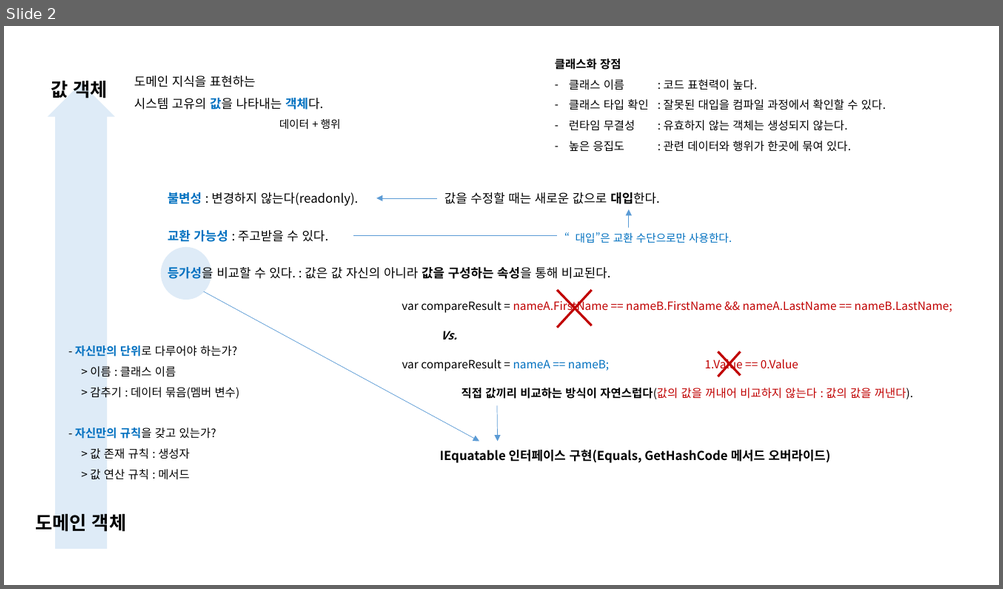
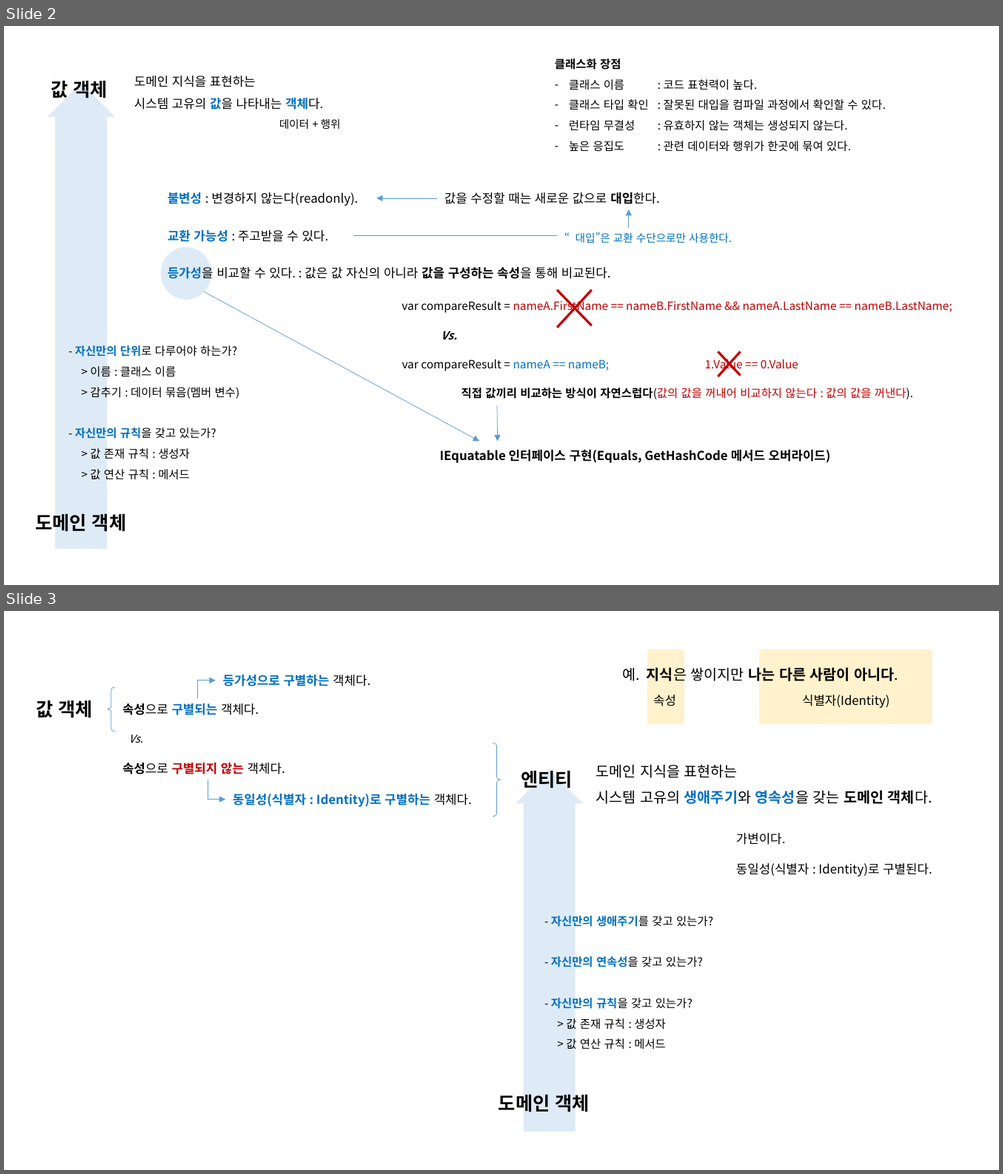
Before and after one commit to hhko/Learning, a slide deck: Books/DDDGuide/Docs/DDDGuide.pptx. Shown one above the other, each under a label of ours: slide 2 before the commit, slides 2 and 3 after it. The pictures are 1003x589 and 1003x1174 pixels, drawn with LibreOffice and Linux fonts; fonts in the diff are those of the drawing. Boxes give left, top, right and bottom in pixels: in the first picture for what was removed or moved away, otherwise in the second. Text is boxed around its words. In the diff, an @@ line names an element or a change of style, - is before the commit and + after.

```diff
--- a/Books/DDDGuide/Docs/DDDGuide.pptx
+++ b/Books/DDDGuide/Docs/DDDGuide.pptx
@@ slide 3 added at (4, 611, 999, 1170), background #FFFFFF @@
@@ rectangle added at (648, 649, 684, 723), fill #FFF2CC, outline #FFF2CC 1 pt @@
@@ rectangle added at (760, 649, 932, 723), fill #FFF2CC, outline #FFF2CC 1 pt @@
@@ text added at (223, 675, 370, 686), 12 pt, text #0070C0, bold @@
+등가성으로 구별하는 객체다.
@@ text added at (623, 664, 898, 684), 14 pt, text #000000, bold @@
+예. 지식은 쌓이지만 나는 다른 사람이 아니다.
@@ left brace added at (107, 687, 115, 731), outline #5B9BD5 0.5 pt @@
@@ elbow arrow added from (197, 698) to (216, 681), #5B9BD5 0.5 pt @@
@@ text added at (653, 695, 676, 706), 12 pt, text #000000 @@
+속성
@@ text added at (802, 695, 890, 708), 12 pt, text #000000 @@
+식별자(Identity)
@@ text added at (36, 701, 92, 718), 18 pt, text #000000, bold @@
+값 객체
@@ text added at (122, 703, 259, 715), 12 pt, text #000000, bold @@
+속성으로 구별되는 객체다.
@@ text added at (129, 735, 143, 743), 10.5 pt, text #000000, italic @@
+Vs.
@@ left brace added at (492, 743, 501, 816), outline #5B9BD5 0.5 pt @@
@@ text added at (122, 763, 285, 775), 12 pt, text #000000, bold @@
+속성으로 구별되지 않는 객체다.
@@ text added at (595, 764, 932, 804), 14 pt, text #000000 @@
+도메인 지식을 표현하는
+시스템 고유의 생애주기와 영속성을 갖는 도메인 객체다.
@@ elbow arrow added from (208, 780) to (225, 800), #5B9BD5 0.5 pt @@
@@ down arrow added at (517, 771, 581, 1132), fill #DEEBF7, outline #DEEBF7 1 pt @@
@@ text added at (521, 771, 572, 789), 18 pt, text #000000, bold @@
+엔티티
@@ text added at (233, 794, 472, 807), 12 pt, text #0070C0, bold @@
+동일성(식별자 : Identity)로 구별하는 객체다.
@@ text added at (736, 833, 785, 845), 12 pt, text #000000 @@
+가변이다.
@@ text added at (736, 863, 932, 877), 12 pt, text #000000 @@
+동일성(식별자 : Identity)로 구별된다.
@@ text added at (551, 916, 713, 1050), 11 pt, text #000000 @@
+- 자신만의 생애주기를 갖고 있는가?
+- 자신만의 연속성을 갖고 있는가?
+- 자신만의 규칙을 갖고 있는가?
+> 값 존재 규칙 : 생성자
+> 값 연산 규칙 : 메서드
@@ text added at (498, 1095, 589, 1113), 18 pt, text #000000, bold @@
+도메인 객체
```
Also in this commit, not shown: 1 slide removed, 13 other files.
